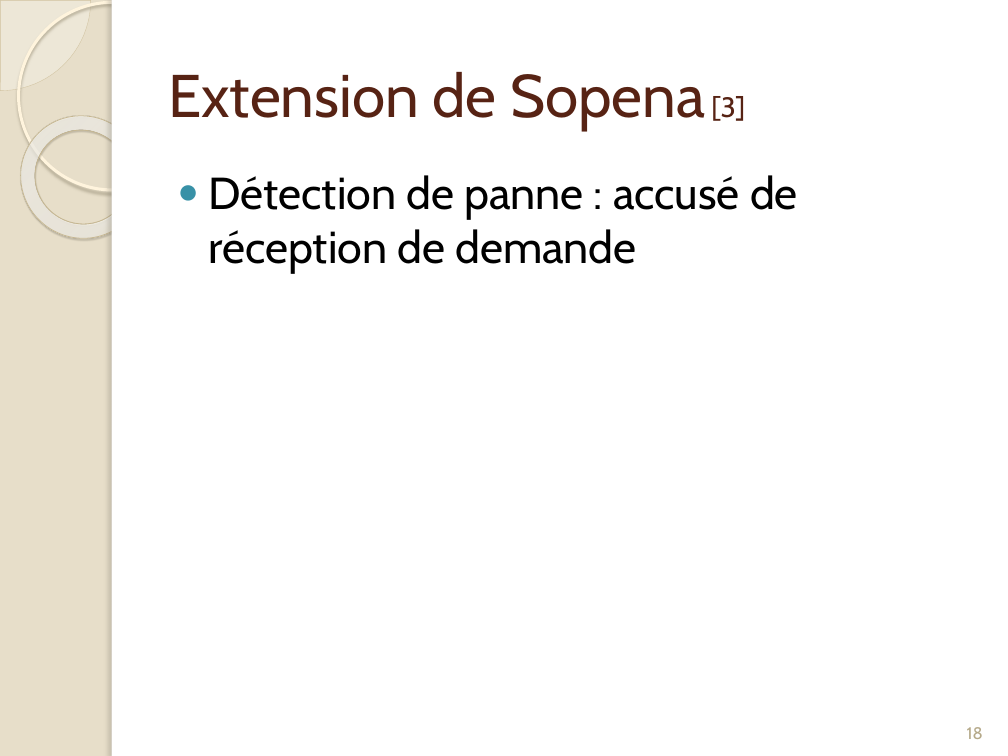
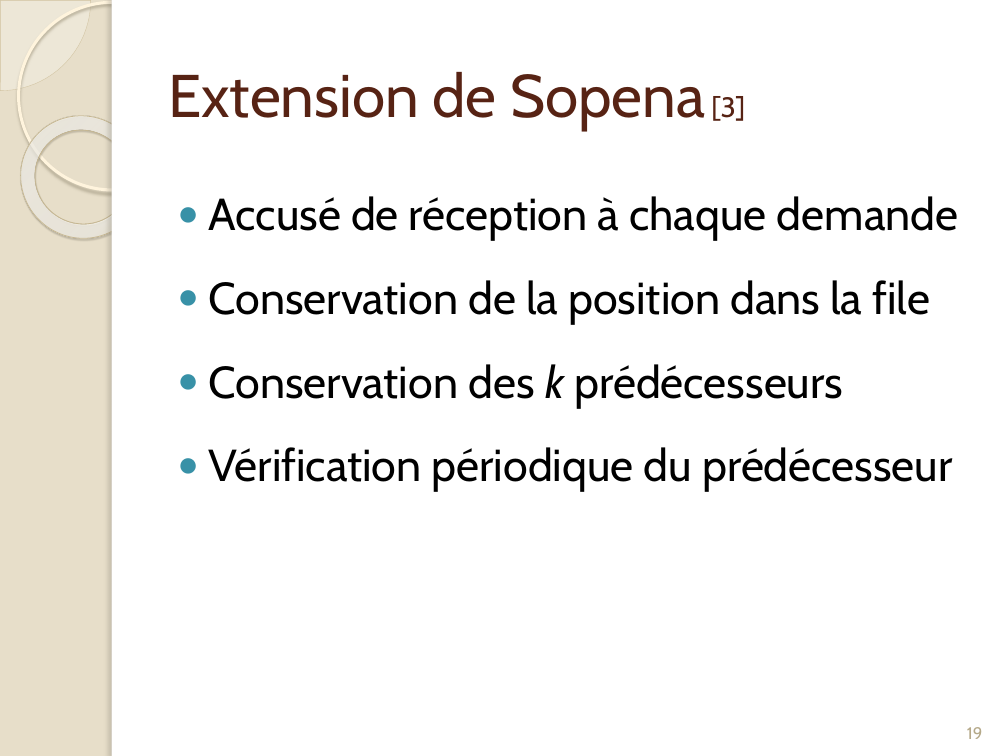
Before and after one commit to Origraena/moca, a slide deck: slide 20 of fmin212/Presentation/presAlgoDist.pptx (slide 19 before the commit). Drawn at 1008x756 pixels with LibreOffice and Linux fonts; fonts in the diff are those of the drawing. Boxes give left, top, right and bottom in pixels: in the first picture for what was removed or moved away, otherwise in the second. Text is boxed around its words. In the diff, an @@ line names an element or a change of style, - is before the commit and + after.

```diff
--- a/fmin212/Presentation/presAlgoDist.pptx
+++ b/fmin212/Presentation/presAlgoDist.pptx
@@ text at (209, 196, 959, 492): text changed @@
-● Détection de panne : accusé de réception de demande
+● Accusé de réception à chaque demande
+● Conservation de la position dans la file
+● Conservation des k prédécesseurs
+● Vérification périodique du prédécesseur
@@ page number at (967, 727, 983, 739): text changed @@
-18
+19
```
Also in this commit, not shown: 16 other slides changed, 11 slides added, 2 other files.
